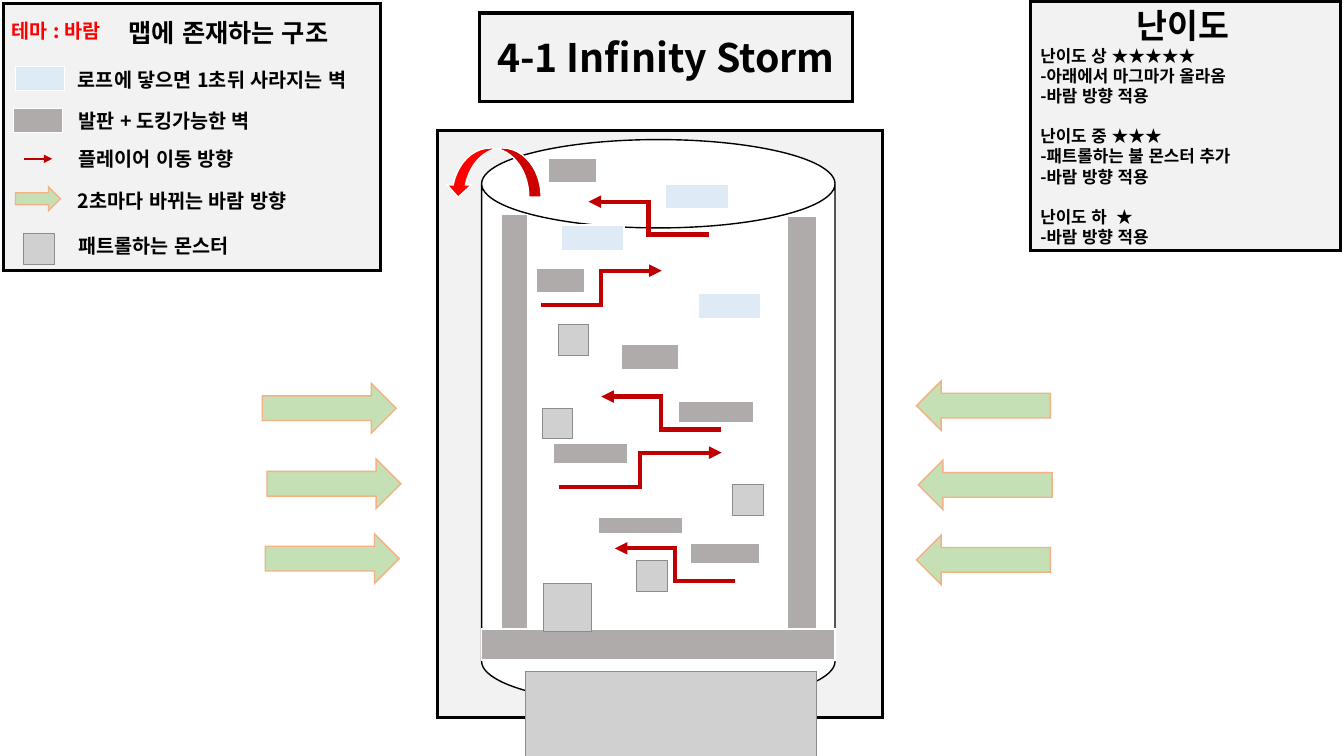
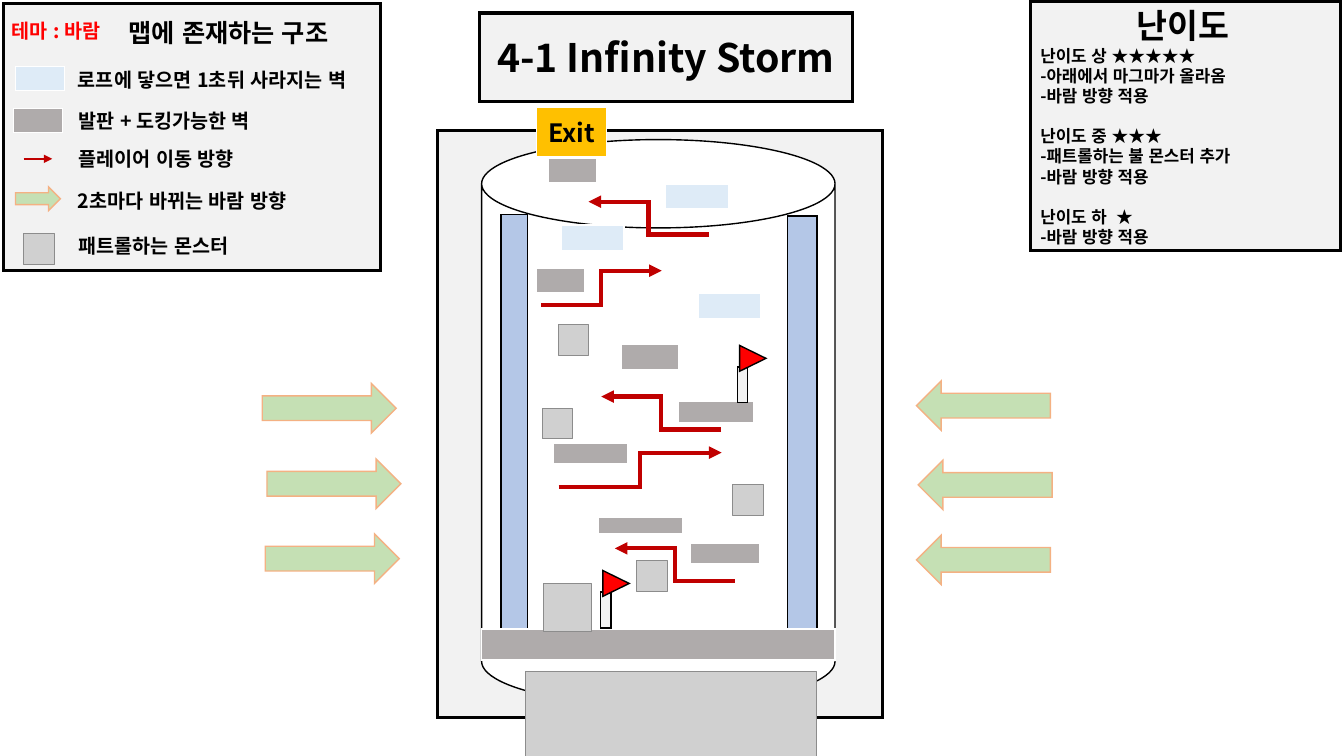
Before and after one commit to YDGYDGYDG/TeamHolyShit, a slide deck: slide 1 of 개인작업폴더/유건희/Infinite Strom.pptx. Drawn at 1344x756 pixels with LibreOffice and Linux fonts; fonts in the diff are those of the drawing; grey boxes stand for pictures. Boxes give left, top, right and bottom in pixels: in the first picture for what was removed or moved away, otherwise in the second. Text is boxed around its words. In the diff, an @@ line names an element or a change of style, - is before the commit and + after.

```diff
--- a/개인작업폴더/유건희/Infinite Strom.pptx
+++ b/개인작업폴더/유건희/Infinite Strom.pptx
@@ rectangle added at box(536, 108, 607, 157), fill #FFC000, outline #FFFFFF 1 pt, 18 pt, text #000000, bold @@
+Exit
@@ curved right arrow removed at box(446, 148, 541, 197) @@
@@ rectangle at box(501, 215, 527, 641): fill #AFABAB to #B4C7E7; outline #FFFFFF 1 pt to #000000 1 pt @@
@@ rectangle at box(787, 216, 817, 641): fill #AFABAB to #B4C7E7; outline #FFFFFF 1 pt to #000000 1 pt @@
@@ triangle added at box(740, 345, 766, 371), fill #FF0000, outline #000000 1 pt @@
@@ rectangle added at box(737, 367, 747, 403), fill #F2F2F2, outline #000000 1 pt @@
@@ rectangle added at box(601, 592, 611, 628), fill #F2F2F2, outline #000000 1 pt @@
@@ triangle added at box(603, 571, 629, 597), fill #FF0000, outline #000000 1 pt @@
```
Also in this commit, not shown: 3 other slides changed, 2 slides added, 1 slide removed, 8 other files.
